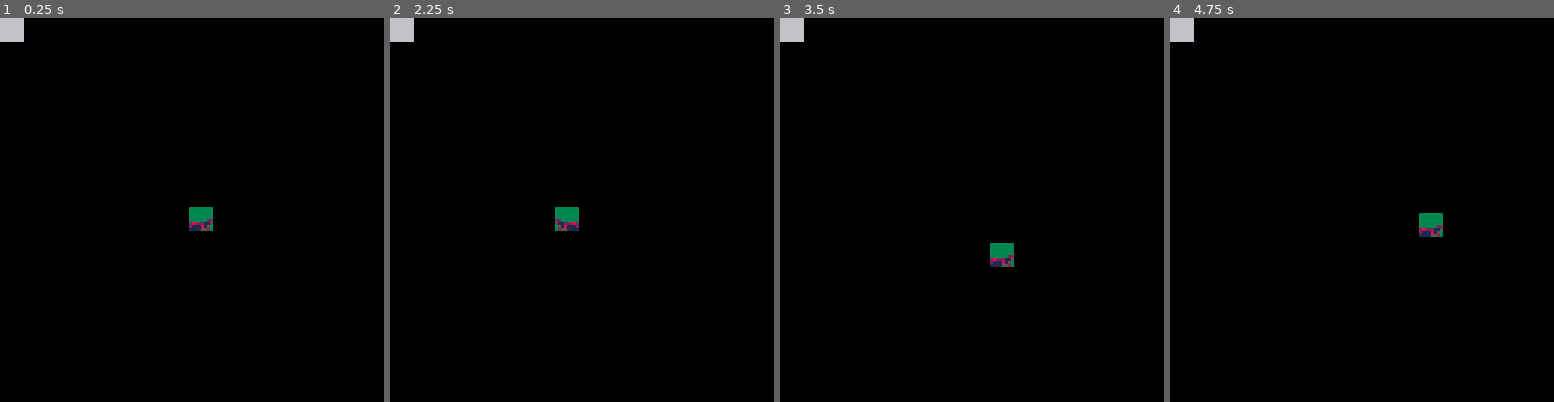
Above: before the commit, frames 1-4 (left to right).
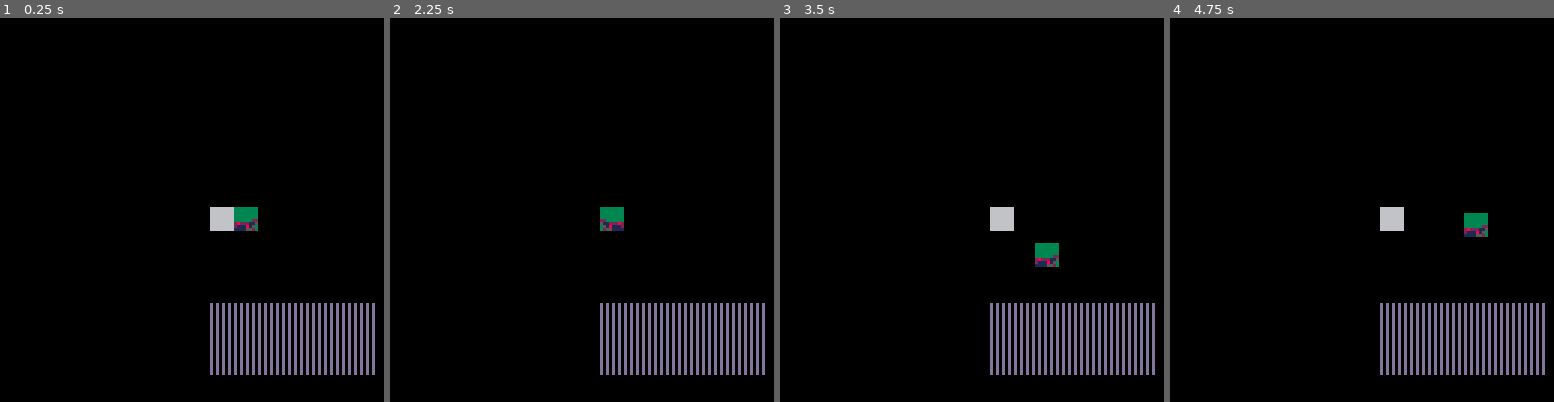
Above: after the commit, the same moments.

Repository: MinhQuan0402/Pico8_A2
Game: PICO-8 cartridge pico-8/Project/a2.p8
Two runs of this game, one before a commit and one after it. Both use one fixed random seed, a clock stepped at 60 frames per second and the inputs below.
Inputs:
- Up to frame 1 (0.25 s): no input
- Up to frame 2 (2.25 s): hold Left from 1.97 s (still down)
- Up to frame 3 (3.5 s): release Left at 2.37 s; hold Down 2.42-2.82 s; hold Right from 2.87 s (still down)
- Up to frame 4 (4.75 s): release Right at 3.53 s; hold Up 3.58-4.08 s; hold Right 4.13-4.53 s; hold Down from 4.58 s (still down)

The runs differ from the first frame. In frame 1, 5.6% of the frame differs, in the area x 0-98%, y 0-93%; in frame 2, 5.3%; in frame 3, 5.7%; in frame 4, 5.7%.

Commit message:
update tile

Diff:
--- /dev/null
+++ b/pico-8/Project/Source/Tile.lua
@@ -0,0 +1,34 @@
+Tile = {
+    posX = 0,
+    posY = 0,
+    width = 0,
+    height = 0,
+}
+Tile.__index = Tile
+
+function Tile:new(x, y, width, height)
+    local instance = setmetatable({}, Tile)
+    instance.posX = x
+    instance.posY = y
+    instance.width = width or 1
+    instance.height = height or 1
+    return instance
+end
+
+function Tile:render()
+   spr(65, self.posX, self.posY, self.width, self.height)
+end
+
+function Tile:CheckForCollision()
+     playerHalfWidth = p.width / 2
+     playerHalfHeight = p.height / 2
+
+     tileHalfWidth = self.width / 2
+     tileHalfHeight = self.height / 2
+
+    if((p.x + p.offsetX + playerHalfWidth >= self.posX - tileHalfWidth) and (p.x + p.offsetX - playerHalfWidth <= self.posX + tileHalfWidth) and
+       (p.y + p.offsetY + playerHalfHeight >= self.posY - tileHalfHeight) and (p.y + p.offsetY - playerHalfHeight <= self.posY + tileHalfHeight)) then
+        --p.x = self.posX - tileHalfWidth - playerHalfWidth
+        print("Collided")
+    end
+end
--- a/pico-8/Project/Source/TileCollision.lua
+++ /dev/null
@@ -1,24 +0,0 @@
-Tile = {
-    posX = 0,
-    posY = 0,
-    width = 0,
-    height = 0,
-}
-Tile.__index = Tile
-
-function Tile:new(x, y, width, height)
-    local instance = setmetatable({}, Tile)
-    instance.posX = x
-    instance.posY = y
-    instance.width = width or 1
-    instance.height = height or 1
-    return instance
-end
-
-function Tile:render()
-   spr(65, self.posX, self.posY, 1, 1, true)
-end
-
-function Tile:CheckForCollision()
-    --if()
-end
--- a/pico-8/Project/Source/main.lua
+++ b/pico-8/Project/Source/main.lua
@@ -1,14 +1,15 @@
 function _init()
-	p = Player:new(63, 63, 7, 6, 1, 0)
-	tile1 = Tile:new(0, 0, 7, 7)
+	p = Player:new(78, 63, 7, 7, 0, 0)
+	tile1 = Tile:new(70, 63, 7, 7)
 end
 
 function _update()
 	p:movement()
+	tile1:CheckForCollision()
 end
 
 function _draw()
 	cls()
+	tile1:render()
 	p:render()
-	tile1:render()
 end
--- a/pico-8/Project/a2.p8
+++ b/pico-8/Project/a2.p8
@@ -3,7 +3,7 @@
 __lua__
 #include Source/player.lua
 #include Source/main.lua
-#include Source/TileCollision.lua
+#include Source/Tile.lua
 __gfx__
 0000000033333333333333322333333333333333333333333333333223333333333333333333333333333332b333333333333333333333336666665666666666
 0000000033333333333333211233333333333333333333333333332112333333333333333333333333333321b233333333333333333333336666655666655666
